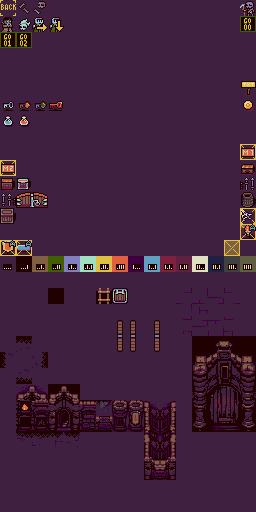
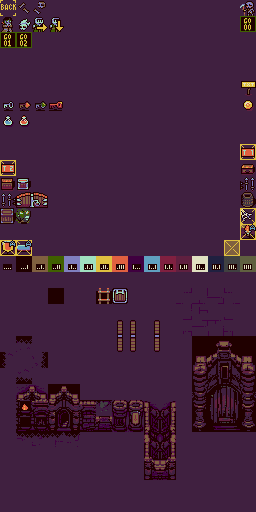
Layered file, before and after one edit (256x512). Changes by layer:
painted on "message 2" over [3, 166, 8, 171]
painted on "message 1" over [243, 150, 248, 155]
added layer "cabbage" in group "resources" over [16, 208, 31, 224]
